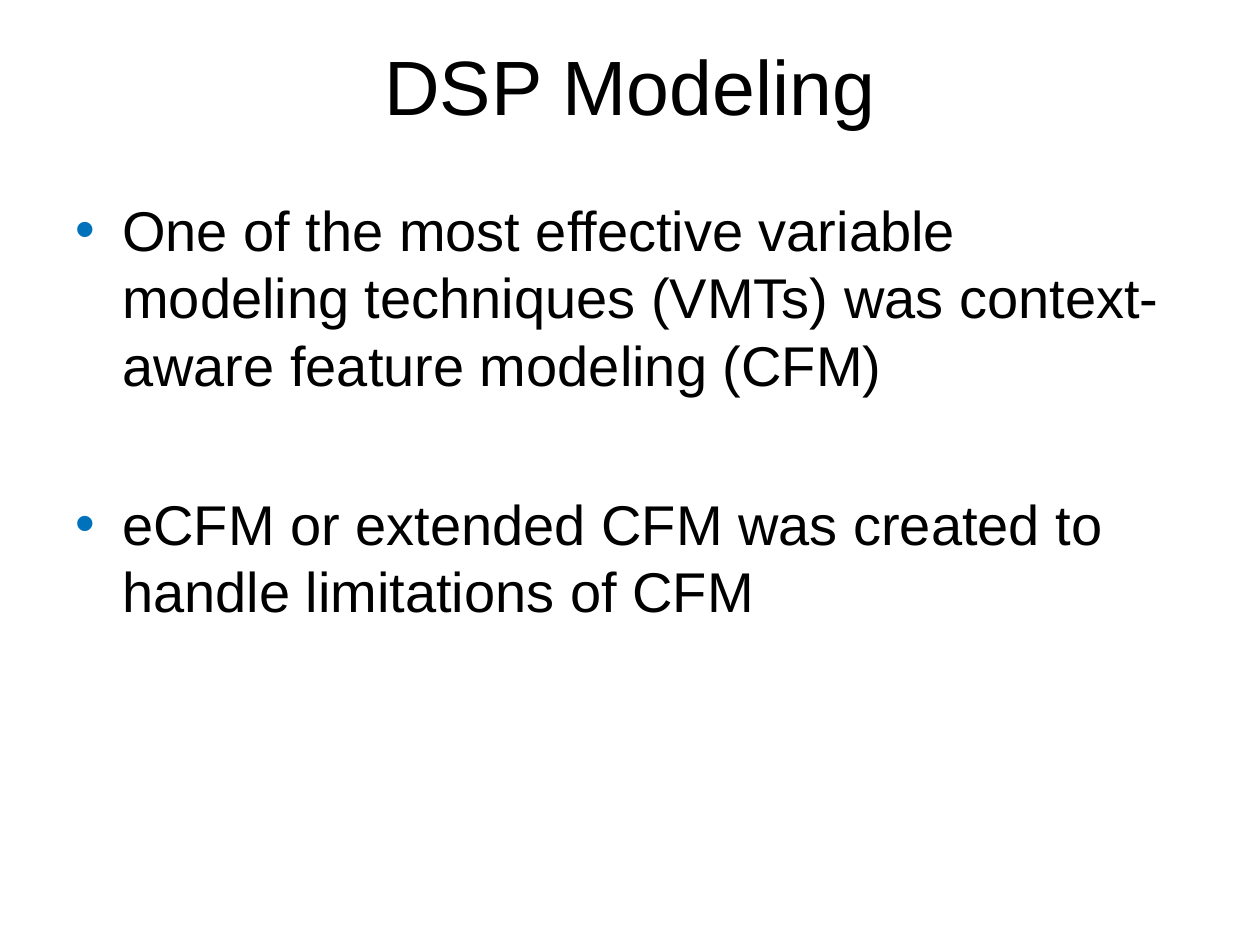
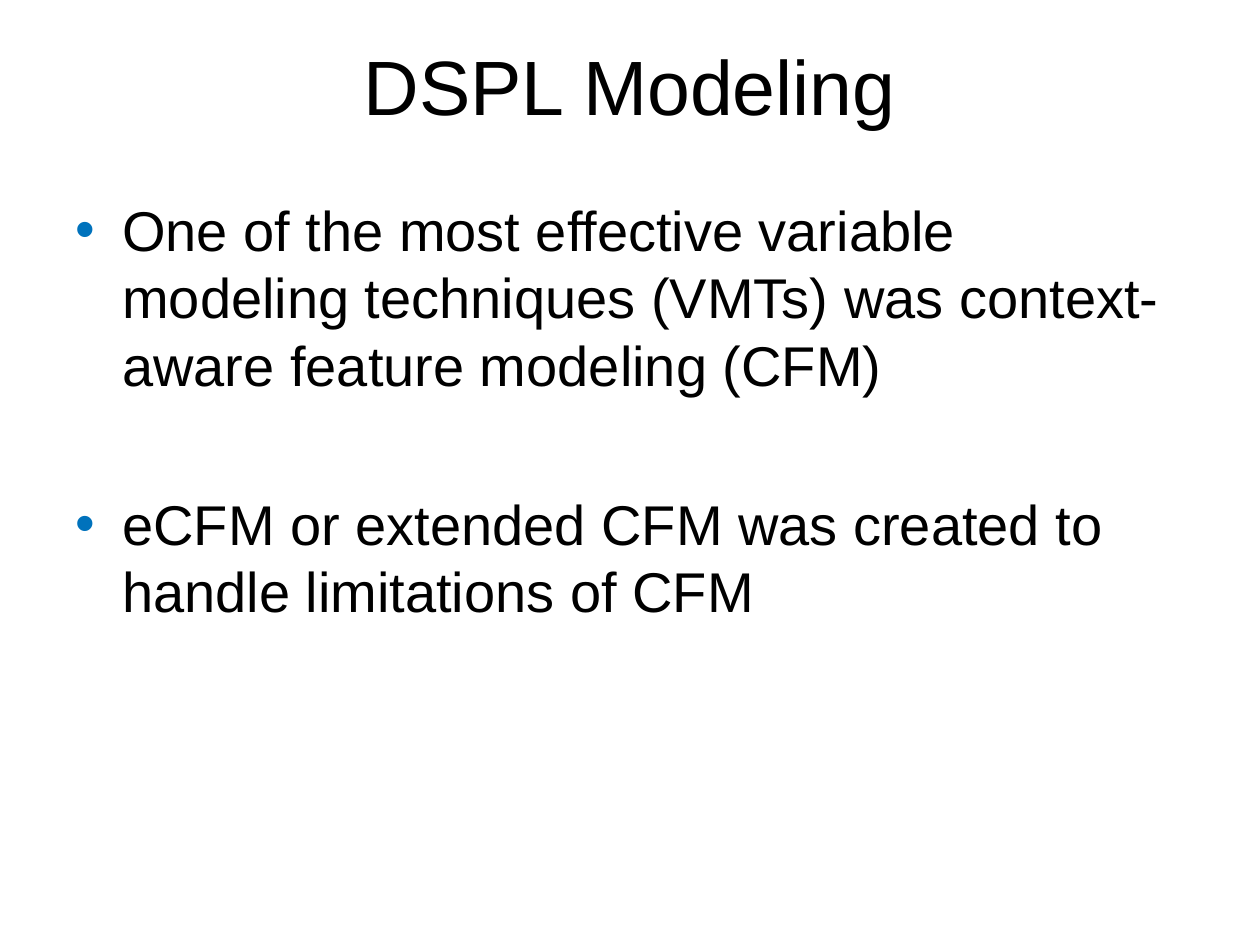
Before and after one commit to Ruthvicp/CS5551_Team_11_Project, a slide deck: slide 3 of Documentation/DAS.ppt. Drawn at 1260x945 pixels with LibreOffice and Linux fonts; fonts in the diff are those of the drawing; background and template pictures are left out. Boxes give left, top, right and bottom in pixels: in the first picture for what was removed or moved away, otherwise in the second. Text is boxed around its words. In the diff, an @@ line names an element or a change of style, - is before the commit and + after.

```diff
--- a/Documentation/DAS.ppt
+++ b/Documentation/DAS.ppt
@@ title at [364, 59, 895, 129]: text changed @@
-DSP Modeling
+DSPL Modeling
```
Also in this commit, not shown: 1 other slide changed.
